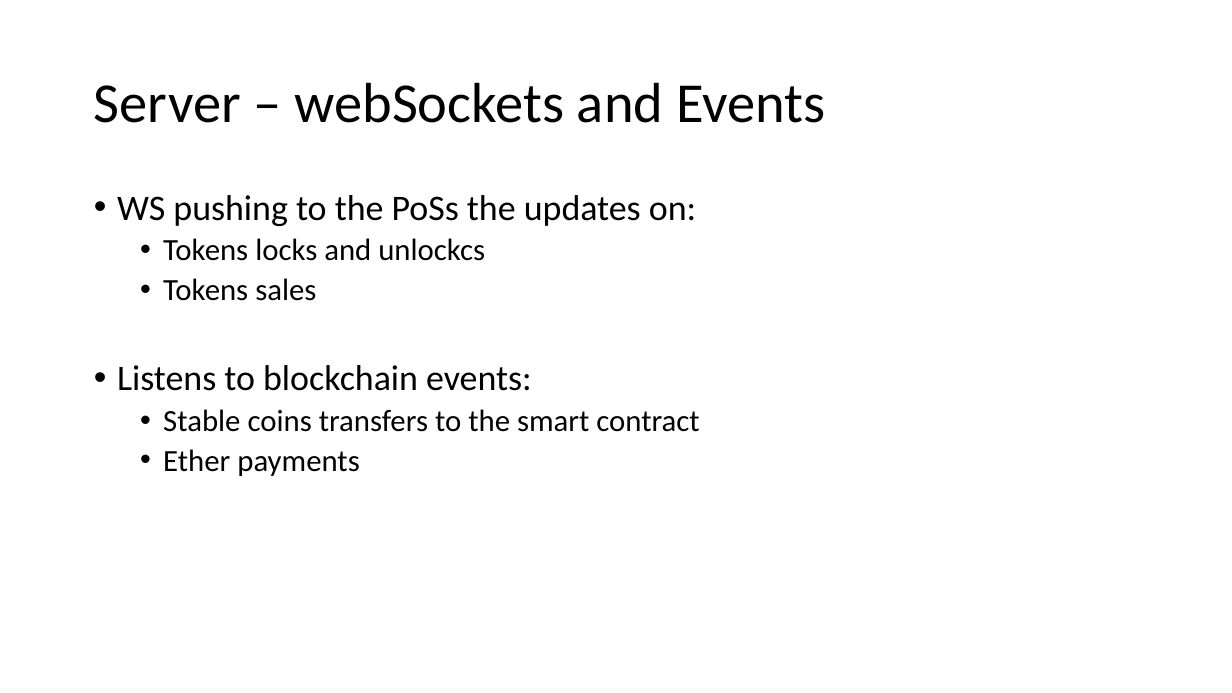
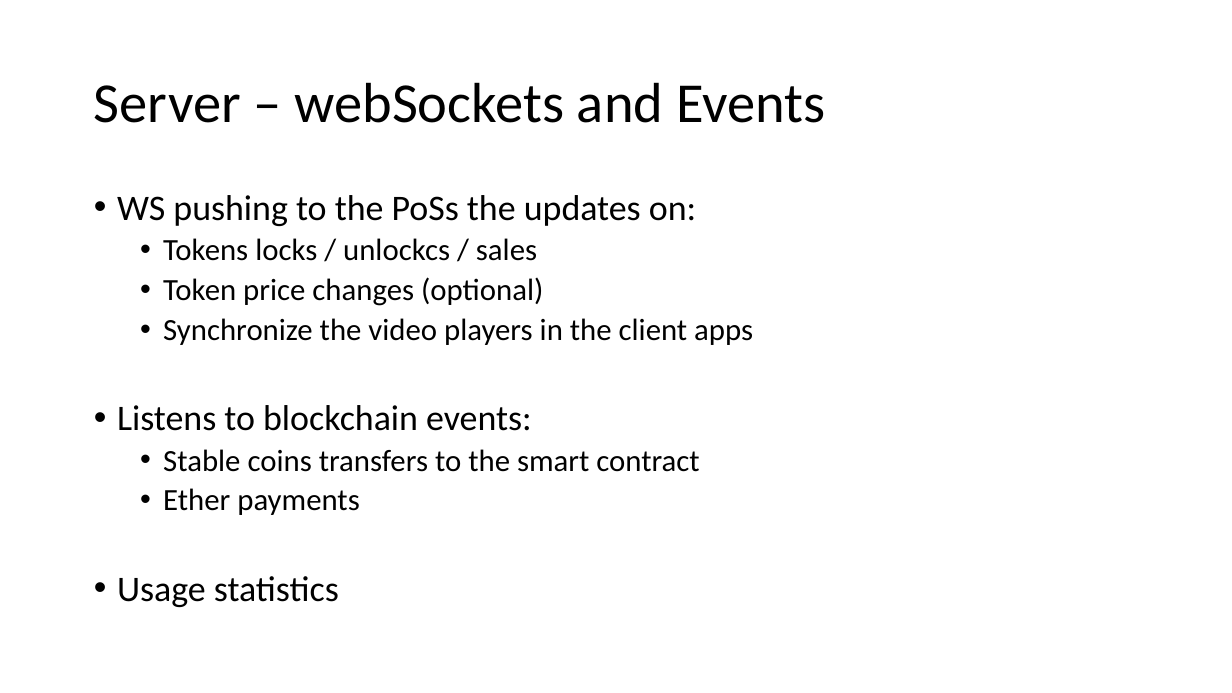
Before and after one commit to PhilippeMeyer/nft4Art, a slide deck: slide 9 of specs.pptx. Drawn at 1232x693 pixels with LibreOffice and Linux fonts; fonts in the diff are those of the drawing. Boxes give left, top, right and bottom in pixels: in the first picture for what was removed or moved away, otherwise in the second. Text is boxed around its words. In the diff, an @@ line names an element or a change of style, - is before the commit and + after.

```diff
--- a/specs.pptx
+++ b/specs.pptx
@@ text at (x1=163, y1=238, x2=753, y2=345): text changed @@
-  • Tokens locks and unlockcs
-  • Tokens sales
+  • Tokens locks / unlockcs / sales
+  • Token price changes (optional)
+  • Synchronize the video players in the client apps
@@ text at (x1=117, y1=576, x2=339, y2=607): paragraph added @@
+• Usage statistics
```
Also in this commit, not shown: 1 other slide changed, 4 slides added.
